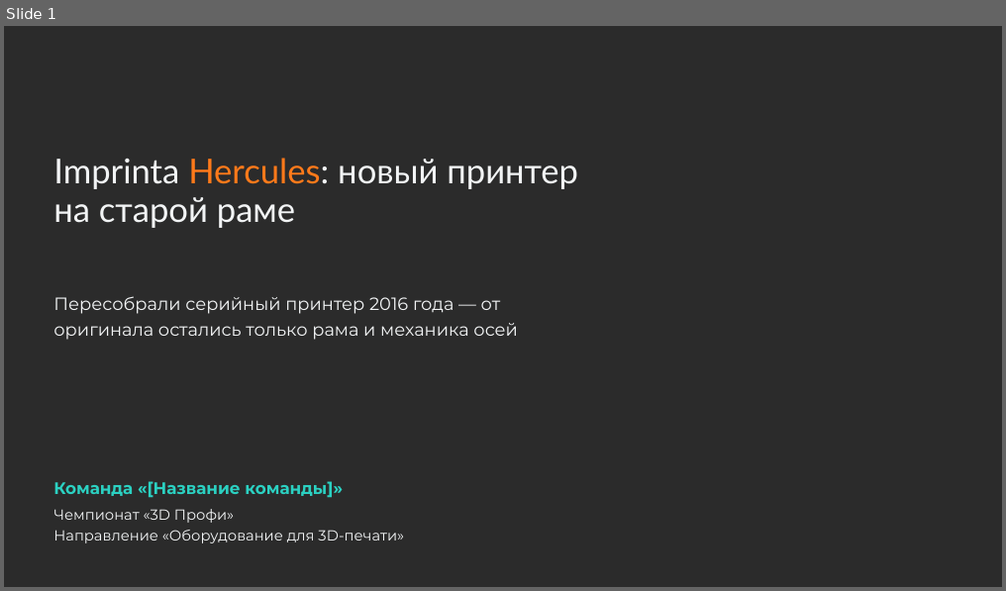
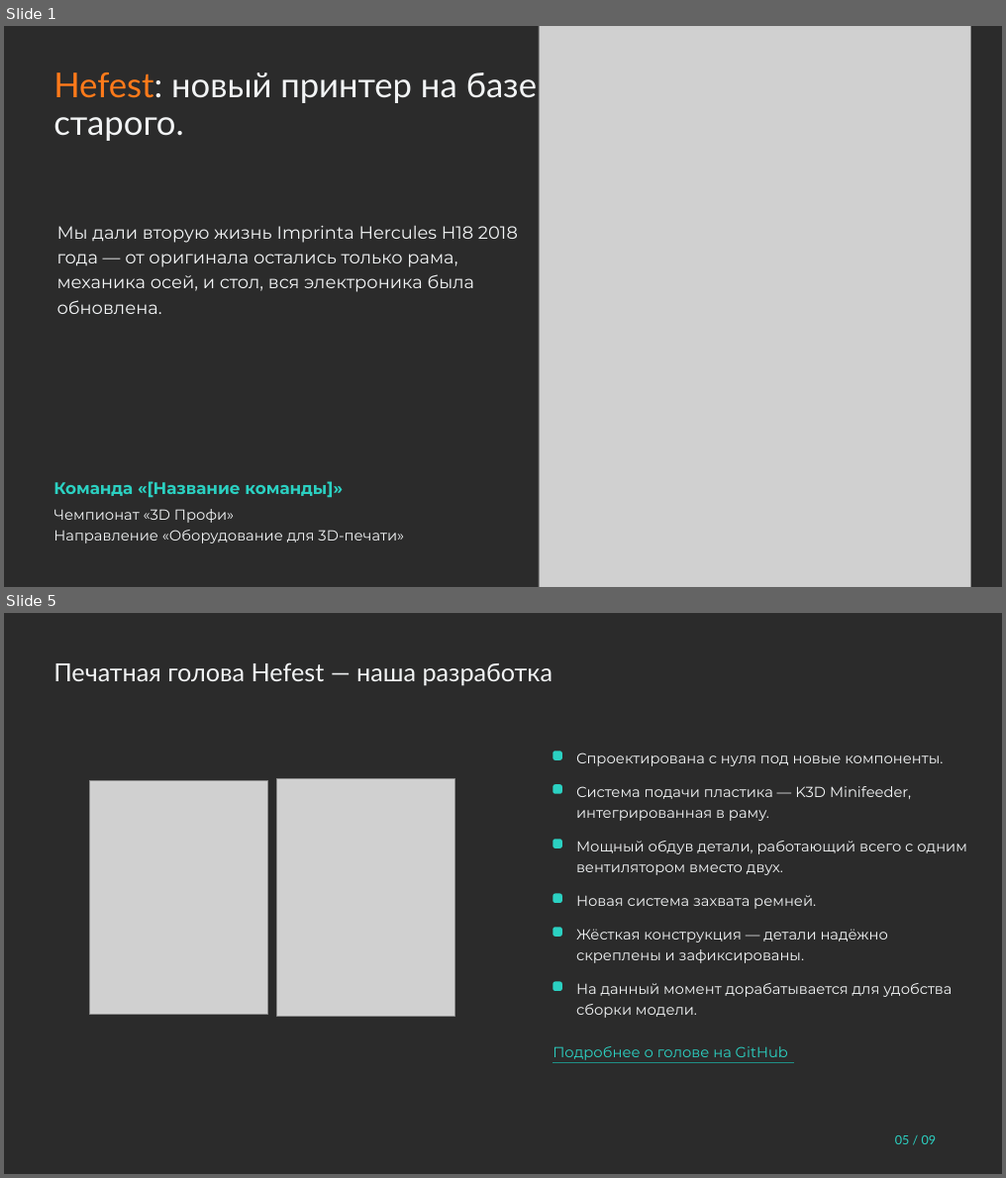
Before and after one commit to pmixay/3d-project, a slide deck: submission/Hercules_prezentaciya.pptx. Shown one above the other, each under a label of ours: slide 1 before the commit, slides 1 and 5 after it; the slides between them are not shown. The pictures are 1006x591 and 1006x1178 pixels, drawn with LibreOffice and Linux fonts; fonts in the diff are those of the drawing; grey boxes stand for pictures; background and template pictures are left out; a plain dark background stands for a picture behind light text. Boxes give left, top, right and bottom in pixels: in the first picture for what was removed or moved away, otherwise in the second. Text is boxed around its words. In the diff, an @@ line names an element or a change of style, - is before the commit and + after.

```diff
--- a/submission/Hercules_prezentaciya.pptx
+++ b/submission/Hercules_prezentaciya.pptx
@@ slide 5 added at (4, 613, 1002, 1174), background picture (left out) @@
@@ text added at (54, 663, 552, 686), 24 pt, text #F2F4F5 @@
+Печатная голова Hefest — наша разработка
@@ rounded rectangle added at (552, 751, 561, 760), fill #2BD1C2 @@
@@ text added at (576, 753, 943, 766), 14 pt, text #F2F4F5 @@
+Спроектирована с нуля под новые компоненты.
@@ picture added at (90, 780, 268, 1014) @@
@@ picture added at (277, 779, 455, 1017) @@
@@ rounded rectangle added at (552, 784, 561, 793), fill #2BD1C2 @@
@@ text added at (576, 786, 911, 821), 14 pt, text #F2F4F5 @@
+Система подачи пластика — K3D Minifeeder, интегрированная в раму.
@@ rounded rectangle added at (552, 839, 561, 848), fill #2BD1C2 @@
@@ text added at (576, 841, 967, 875), 14 pt, text #F2F4F5 @@
+Мощный обдув детали, работающий всего с одним вентилятором вместо двух.
@@ rounded rectangle added at (552, 894, 561, 903), fill #2BD1C2 @@
@@ text added at (576, 895, 816, 909), 14 pt, text #F2F4F5 @@
+Новая система захвата ремней.
@@ rounded rectangle added at (552, 928, 561, 937), fill #2BD1C2 @@
@@ text added at (576, 929, 888, 963), 14 pt, text #F2F4F5 @@
+Жёсткая конструкция — детали надёжно скреплены и зафиксированы.
@@ rounded rectangle added at (552, 982, 561, 991), fill #2BD1C2 @@
@@ text added at (576, 983, 951, 1018), 14 pt, text #F2F4F5 @@
+На данный момент дорабатывается для удобства сборки модели.
@@ text added at (552, 1047, 788, 1060), 14 pt, text #2BD1C2 @@
+Подробнее о голове на GitHub
@@ line added from (552, 1062) to (795, 1062), #1F8F86 1.5 pt @@
@@ text added at (895, 1136, 937, 1145), 12 pt, text #2BD1C2 @@
+05 / 09
@@ slide 1 changed as well @@
@@ picture added at (539, 26, 970, 587) @@
@@ text at (54, 73, 537, 141): text changed @@
-Imprinta Hercules: новый принтер на старой раме
+Hefest: новый принтер на базе старого.
@@ text at (57, 226, 518, 292): text changed @@
-Пересобрали серийный принтер 2016 года — от оригинала остались только рама и механика осей
+Мы дали вторую жизнь Imprinta Hercules H18 2018 года — от оригинала остались только рама, механика осей, и стол, вся электроника была обновлена.
```
Also in this commit, not shown: 7 other slides changed, 2 slides removed, 8 other files.
